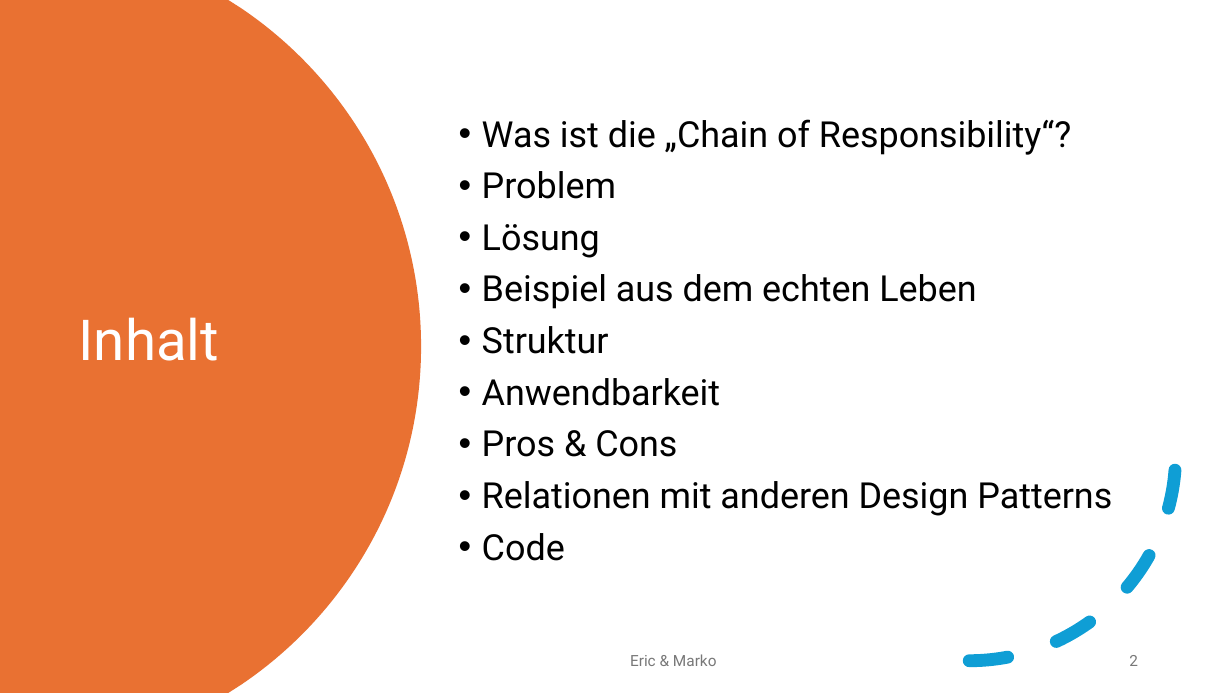
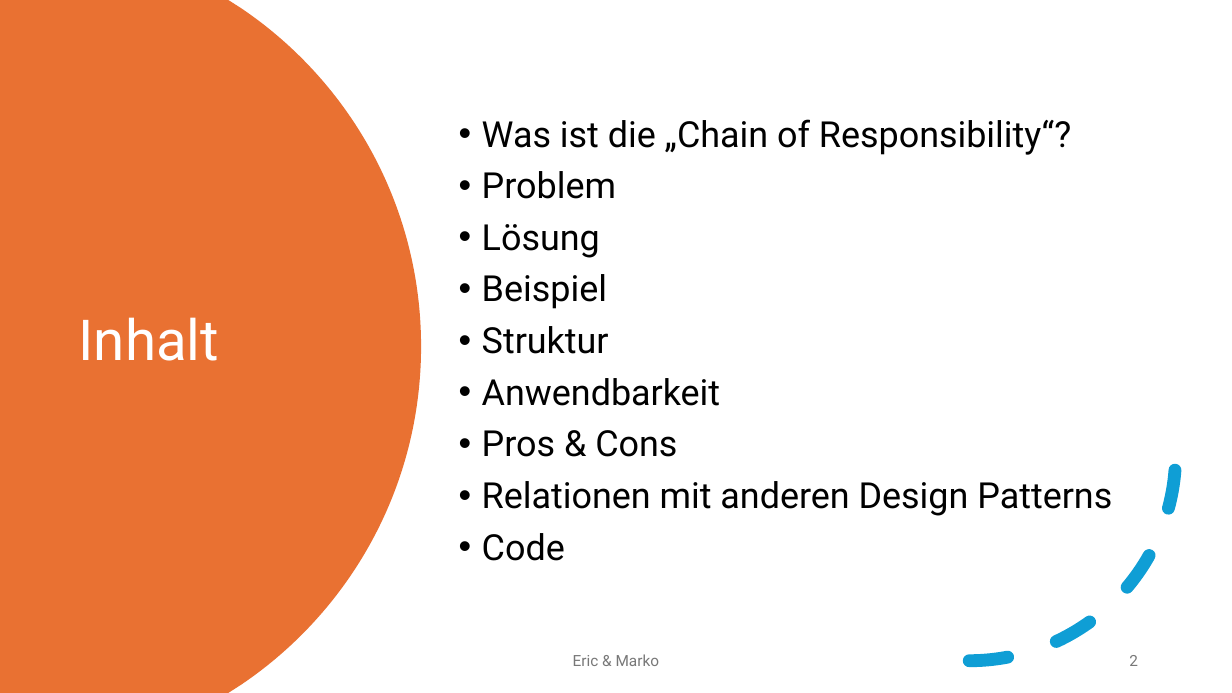
Before and after one commit to sonrotz0815/Chain_of_Responsibility, a slide deck: slide 2 of Präsentation/Chain of Responsibility.pptx. Drawn at 1232x693 pixels with LibreOffice and Linux fonts; fonts in the diff are those of the drawing. Boxes give left, top, right and bottom in pixels: in the first picture for what was removed or moved away, otherwise in the second. Text is boxed around its words. In the diff, an @@ line names an element or a change of style, - is before the commit and + after.

```diff
--- a/Präsentation/Chain of Responsibility.pptx
+++ b/Präsentation/Chain of Responsibility.pptx
@@ text at bbox=[482, 274, 607, 309]: text changed @@
-• Beispiel aus dem echten Leben
+• Beispiel
@@ text "Eric & Marko" at bbox=[573, 654, 660, 666]: less space between paragraphs @@
```
Also in this commit, not shown: 5 other slides changed, 1 other file.
